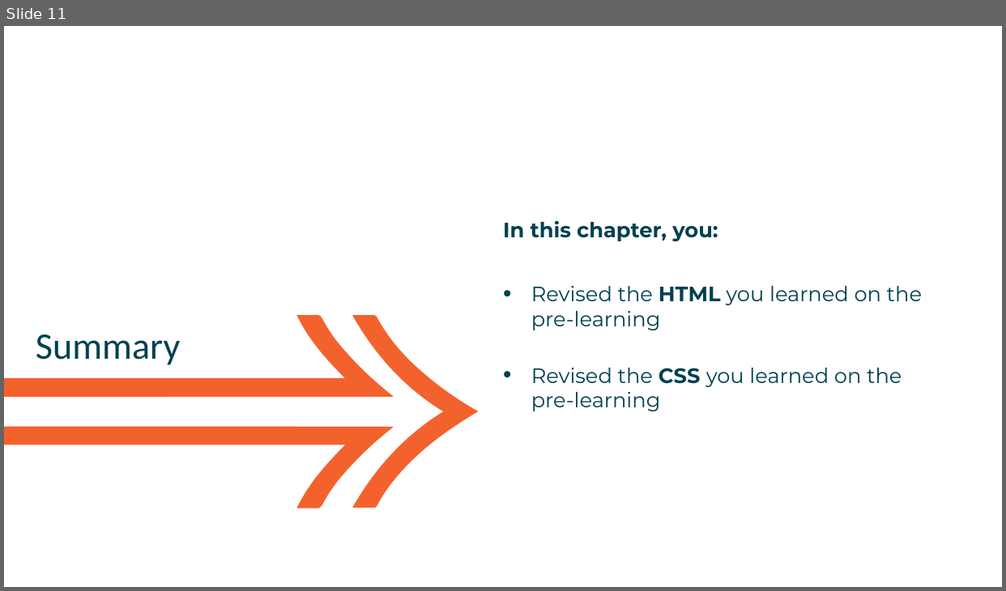
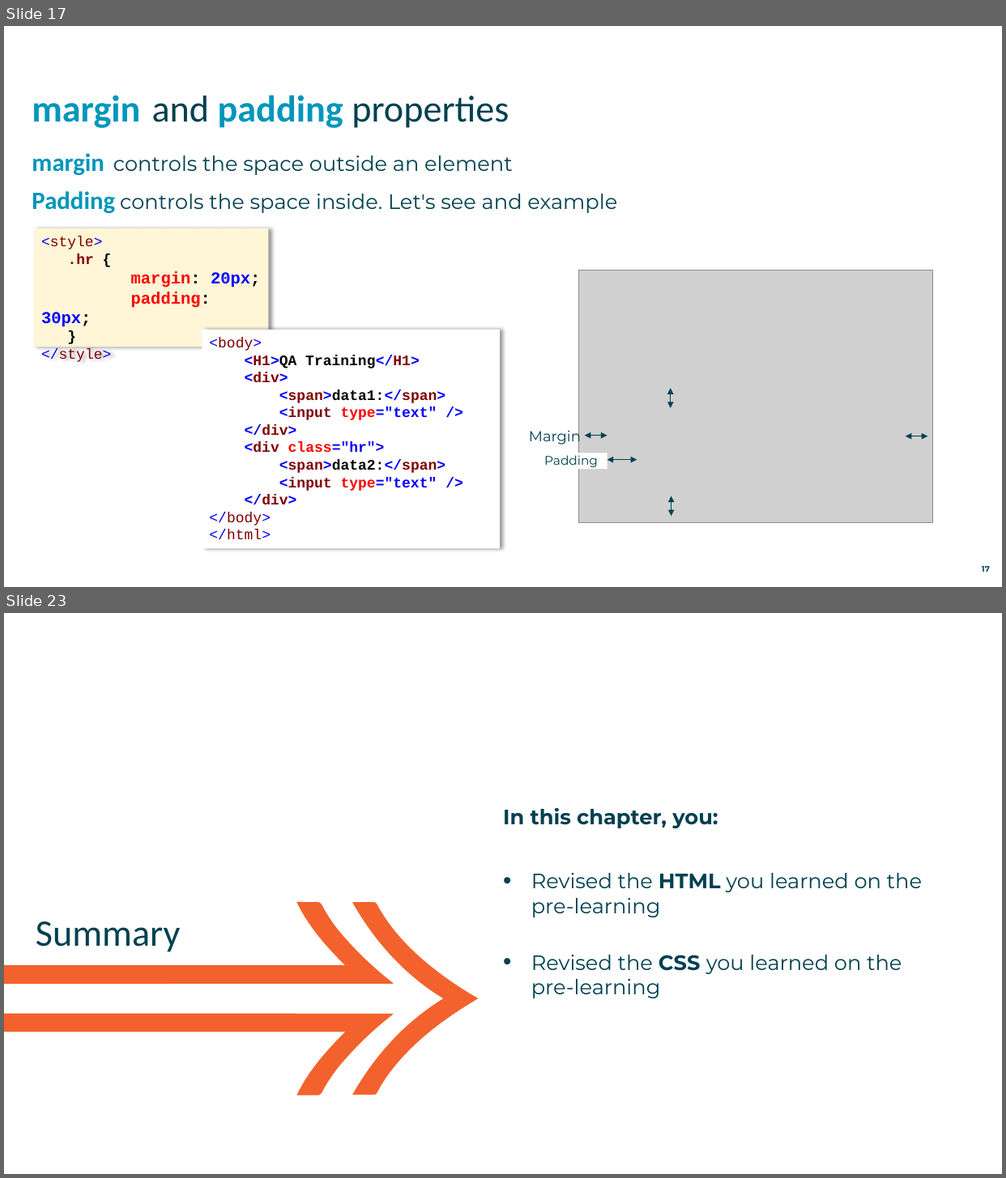
Before and after one commit to mikebaradaran/web_fundamentals, a slide deck: Slides/HTML CSS/01 - HTML and CSS Revision.pptx. Shown one above the other, each under a label of ours: slide 11 before the commit, slides 17 and 23 after it; the slides between them are not shown. The pictures are 1006x591 and 1006x1178 pixels, drawn with LibreOffice and Linux fonts; fonts in the diff are those of the drawing; grey boxes stand for pictures. Boxes give left, top, right and bottom in pixels: in the first picture for what was removed or moved away, otherwise in the second. Text is boxed around its words. In the diff, an @@ line names an element or a change of style, - is before the commit and + after.

Commit message:
Updated teh HTML CSS chapter

```diff
--- a/Slides/HTML CSS/01 - HTML and CSS Revision.pptx
+++ b/Slides/HTML CSS/01 - HTML and CSS Revision.pptx
@@ slide 17 added at bbox=[4, 26, 1002, 587], background #FFFFFF @@
@@ title added at bbox=[32, 95, 509, 128], 36 pt, text pattern #808080 on #0096BC, bold @@
+margin and padding properties
@@ text added at bbox=[32, 153, 617, 214], 20 pt, text #004050 @@
+margin controls the space outside an element
+Padding controls the space inside. Let's see and example
@@ rectangle added at bbox=[34, 228, 268, 347], fill #FEF6D7, 16 pt, text #0000FF, bold @@
+<style>
+.hr {
+margin: 20px;
+padding: 30px;
+}
+</style>
@@ rectangle added at bbox=[202, 330, 500, 549], fill #FFFFFF, 14 pt, text #0000FF, bold @@
+<body>
+<H1>QA Training</H1>
+<div>
+<span>data1:</span>
+<input type="text" />
+</div>
+<div class="hr">
+<span>data2:</span>
+<input type="text" />
+</div>
+</body>
+</html>
@@ group added at bbox=[529, 270, 933, 523]: 5 double arrows, 1 picture, 1 text, 1 rectangle @@
+Margin
+Padding
@@ page number added at bbox=[982, 566, 990, 572], 7.6 pt, text #004050, bold @@
+17
@@ what was slide 11 is now slide 23 @@
```
Also in this commit, not shown: 3 slides changed, 14 other slides added, 1 slide removed, 1 other file.
